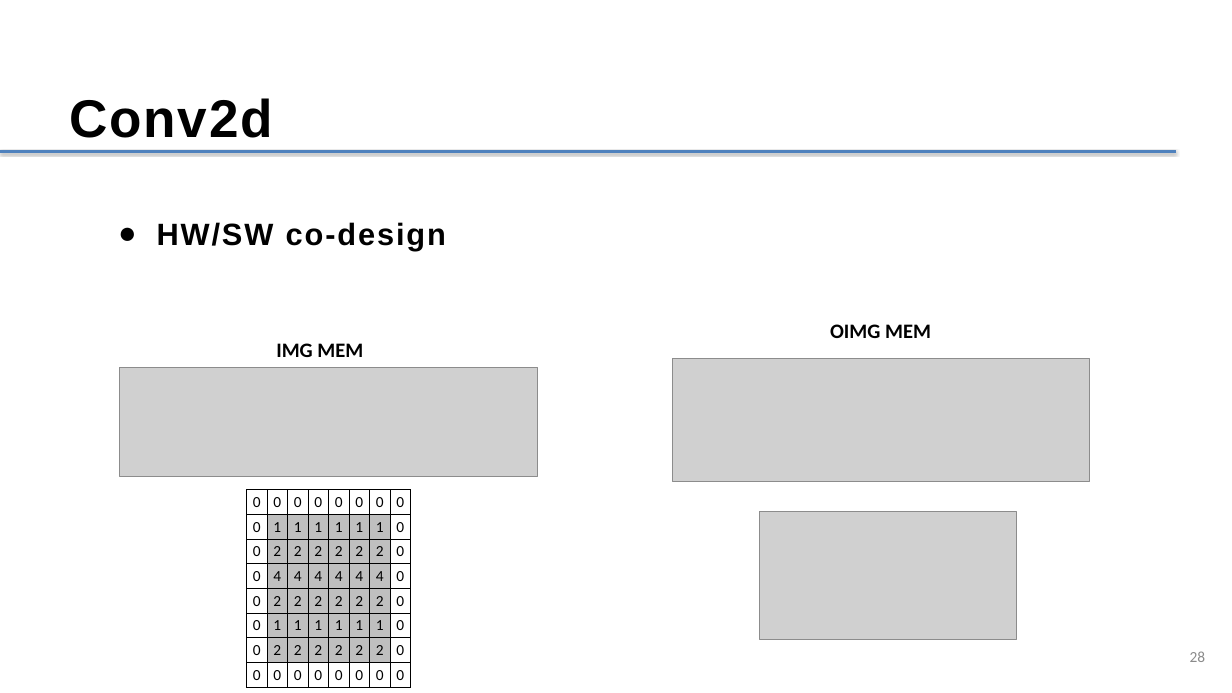
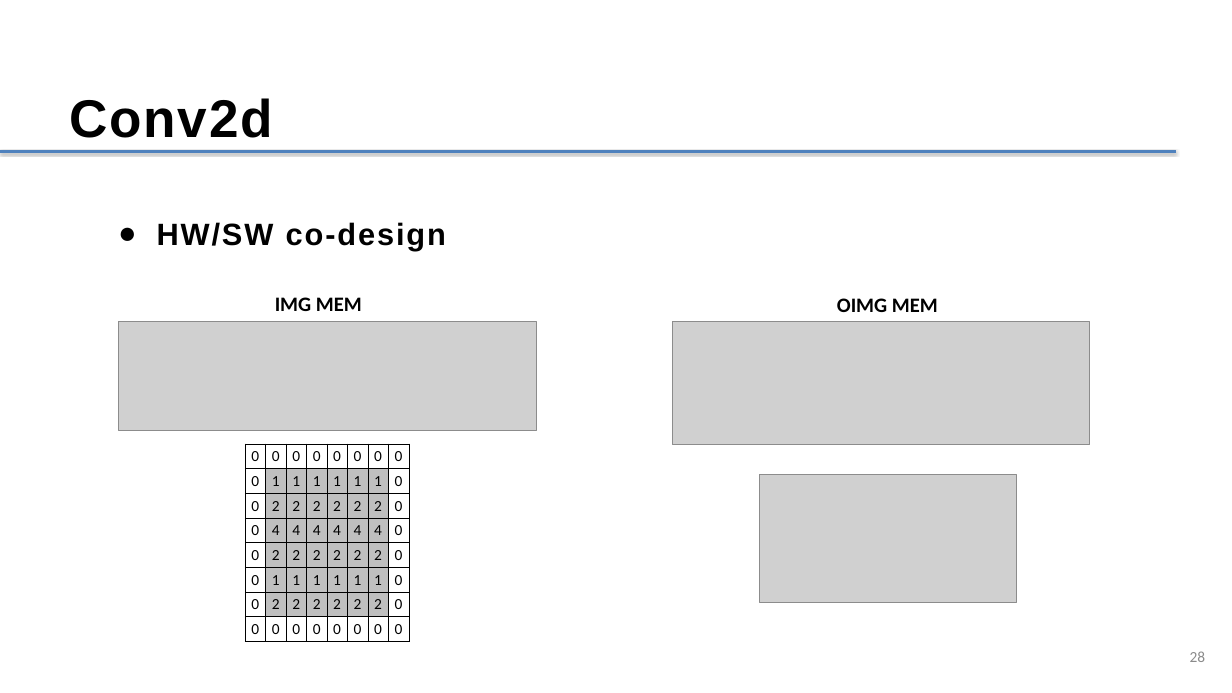
Before and after one commit to Kkumteulyi/2024-CapStone, a slide deck: slide 28 of 캡스톤_(정윤혁,차동근)_1208.pptx. Drawn at 1232x693 pixels with LibreOffice and Linux fonts; fonts in the diff are those of the drawing; grey boxes stand for pictures. Boxes give left, top, right and bottom in pixels: in the first picture for what was removed or moved away, otherwise in the second. Text is boxed around its words. In the diff, an @@ line names an element or a change of style, - is before the commit and + after.

```diff
--- a/캡스톤_(정윤혁,차동근)_1208.pptx
+++ b/캡스톤_(정윤혁,차동근)_1208.pptx
@@ 1 picture, 1 table, 1 text: place and size @@
-1 picture, 1 table, 1 text at [120,343,538,687]
+1 picture, 1 table, 1 text at [118,297,537,641]
@@ text "OIMG MEM": place and size @@
-text "OIMG MEM" at [830,324,931,338]
+text "OIMG MEM" at [837,298,938,312]
@@ picture: place and size @@
-picture at [673,359,1090,482]
+picture at [673,322,1090,445]
@@ picture: place and size @@
-picture at [760,511,1016,639]
+picture at [760,475,1016,602]
```
Also in this commit, not shown: 1 other slide changed.
